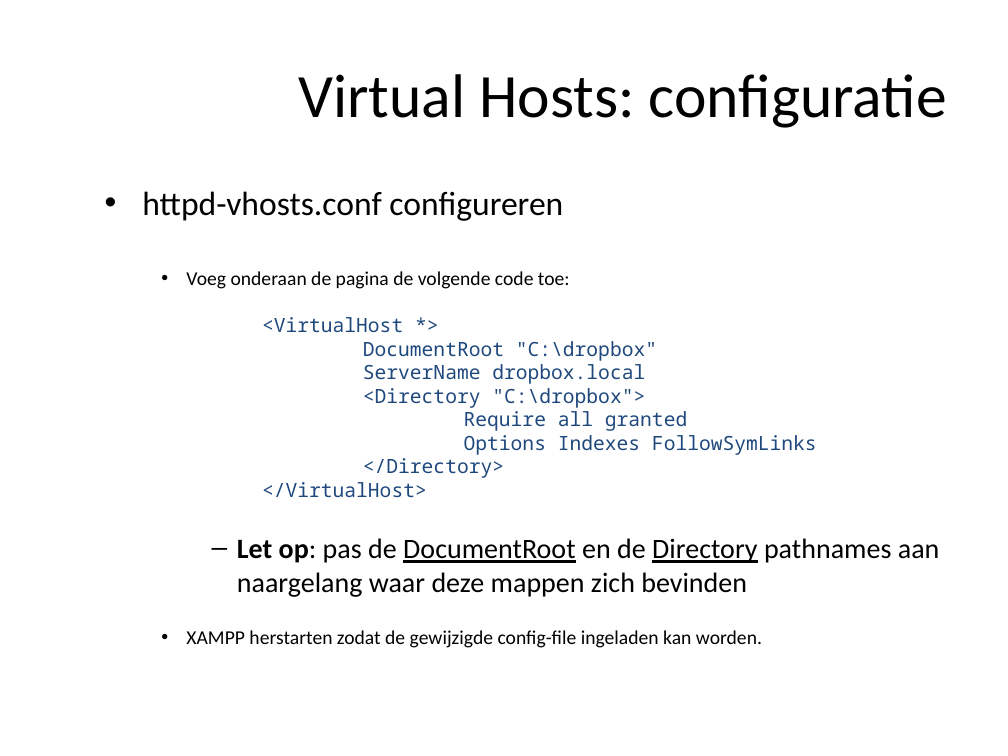
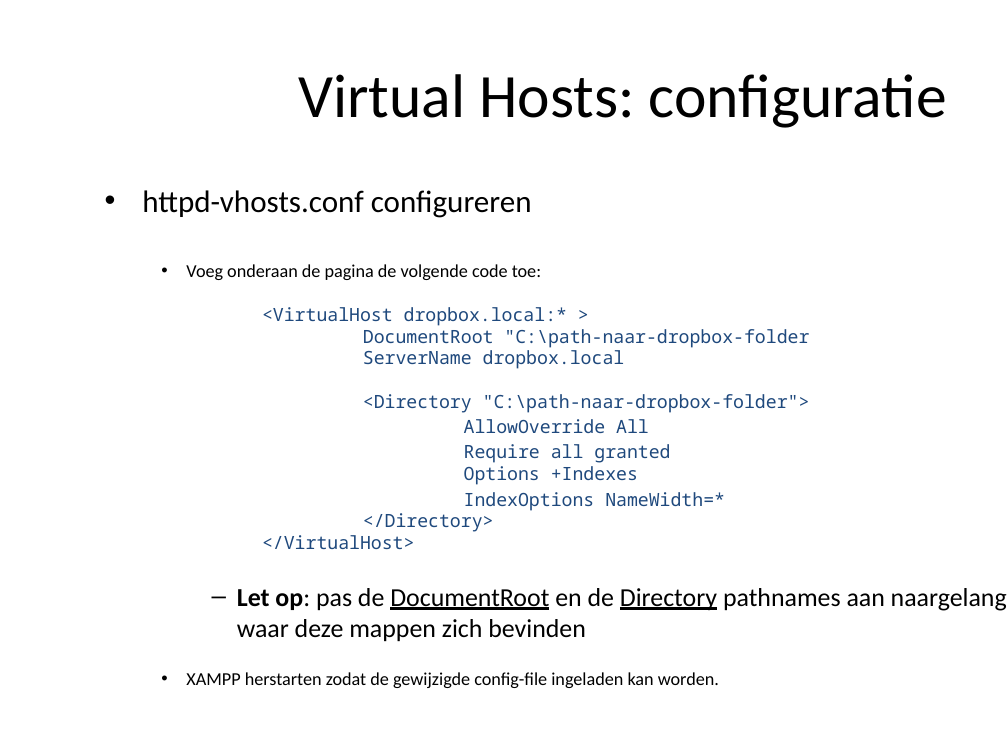
Before and after one commit to ajkea/web-backend-1, a slide deck: slide 29 of public/cursus/virtual-server-setup.pptx. Drawn at 1008x756 pixels with LibreOffice and Linux fonts; fonts in the diff are those of the drawing. Boxes give left, top, right and bottom in pixels: in the first picture for what was removed or moved away, otherwise in the second. Text is boxed around its words. In the diff, an @@ line names an element or a change of style, - is before the commit and + after.

Commit message:
updaten virtual server setup

```diff
--- a/public/cursus/virtual-server-setup.pptx
+++ b/public/cursus/virtual-server-setup.pptx
@@ text at <box>142,190,1007,688</box>: size 24 to 22.2 pt in "httpd-vhosts.conf configureren"; size 20 to 18.5 pt in "Let op: pas de DocumentRoot en de ..."; size 14 to 12.9 pt in "XAMPP herstarten zodat de gewijzigde config-file ingeladen ..." @@
@@ text at <box>186,264,810,549</box>: text changed; size 14 to 12.9 pt @@
-    • Voeg onderaan de pagina de volgende code toe:
-      <VirtualHost *>
-      DocumentRoot "C:\dropbox"
-      ServerName dropbox.local
-      <Directory "C:\dropbox">
-      Require all granted
-      Options Indexes FollowSymLinks
-      </Directory>
-      </VirtualHost>
+    • Voeg onderaan de pagina de volgende code toe:
+      <VirtualHost dropbox.local:* >
+      DocumentRoot "C:\path-naar-dropbox-folder
+      ServerName dropbox.local
+      <Directory "C:\path-naar-dropbox-folder">
+    AllowOverride All
+    Require all granted
+    Options +Indexes
+    IndexOptions NameWidth=*
+    </Directory>
+    </VirtualHost>
```
Also in this commit, not shown: 4 other slides changed, 1 slide added, 1 other file.
